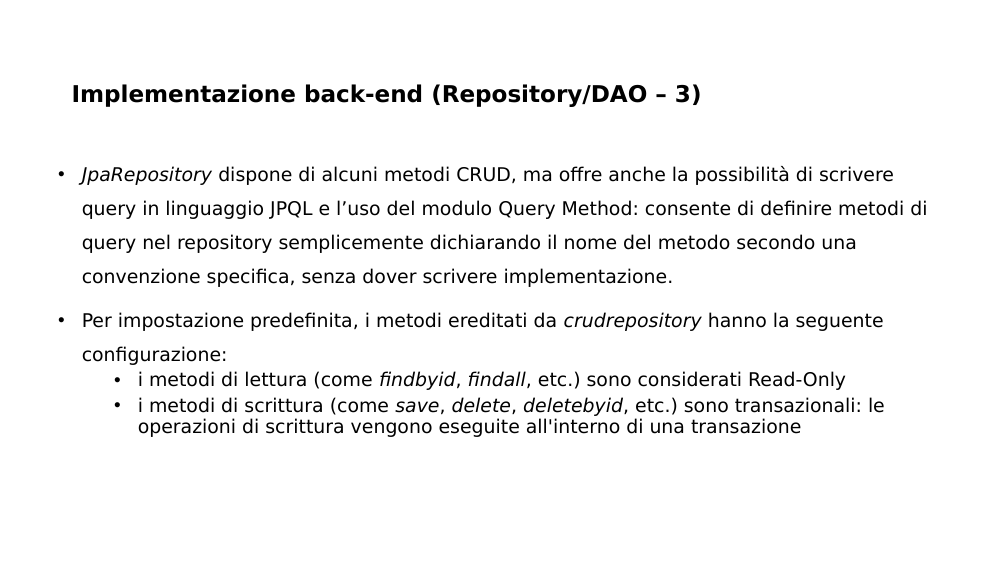
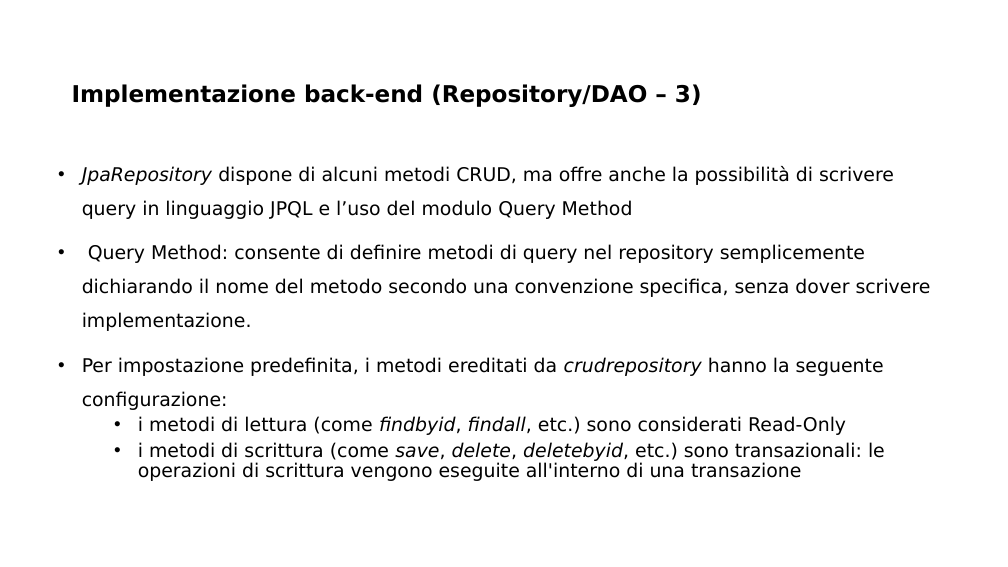
Before and after one commit to And97/myportfolio, a slide deck: slide 19 of documentazione/Presentazione SWAM.pptx. Drawn at 1008x567 pixels with LibreOffice and Linux fonts; fonts in the diff are those of the drawing; background and template pictures are left out. Boxes give left, top, right and bottom in pixels: in the first picture for what was removed or moved away, otherwise in the second. Text is boxed around its words. In the diff, an @@ line names an element or a change of style, - is before the commit and + after.

```diff
--- a/documentazione/Presentazione SWAM.pptx
+++ b/documentazione/Presentazione SWAM.pptx
@@ text at (x1=82, y1=166, x2=931, y2=331): text changed @@
-• JpaRepository dispone di alcuni metodi CRUD, ma offre anche la possibilità di scrivere query in linguaggio JPQL e l’uso del modulo Query Method: consente di definire metodi di query nel repository semplicemente dichiarando il nome del metodo secondo una convenzione specifica, senza dover scrivere implementazione.
+• JpaRepository dispone di alcuni metodi CRUD, ma offre anche la possibilità di scrivere query in linguaggio JPQL e l’uso del modulo Query Method
+• Query Method: consente di definire metodi di query nel repository semplicemente dichiarando il nome del metodo secondo una convenzione specifica, senza dover scrivere implementazione.
```
Also in this commit, not shown: 13 other slides changed, 1 slide added, 4 other files.
